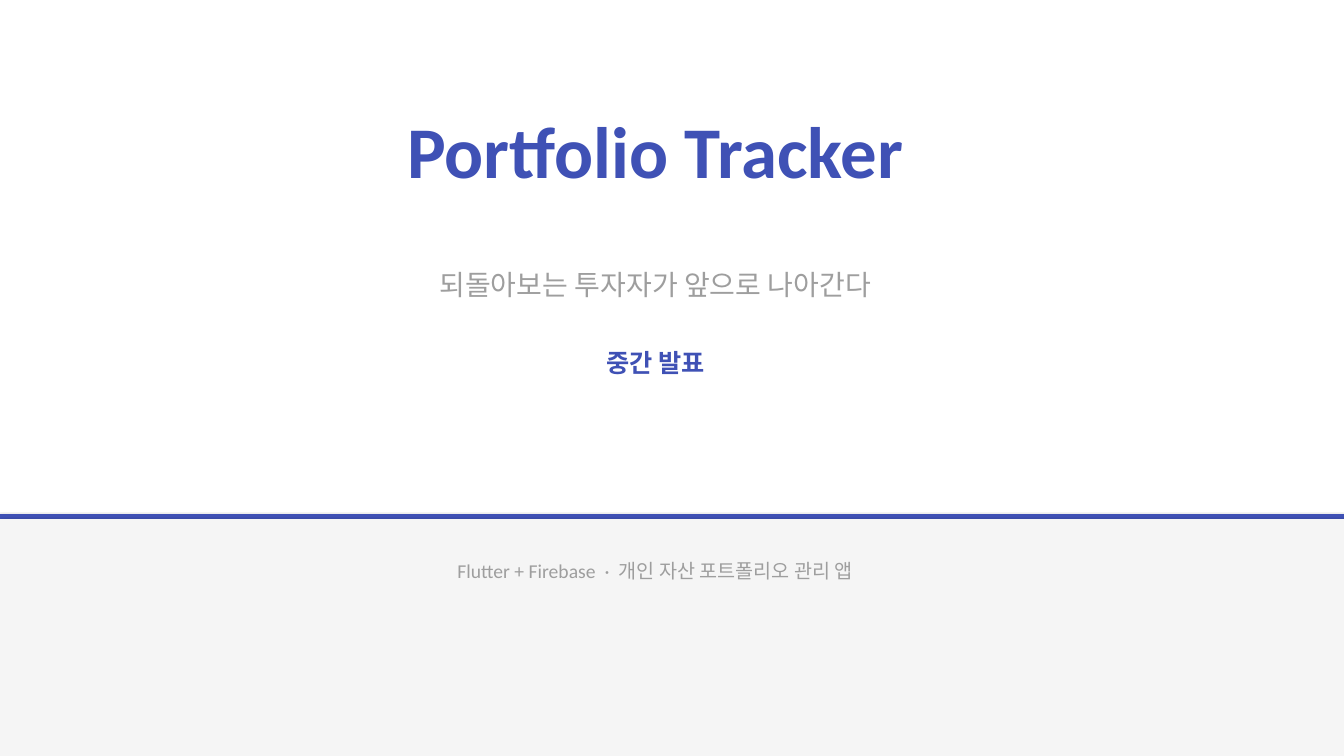
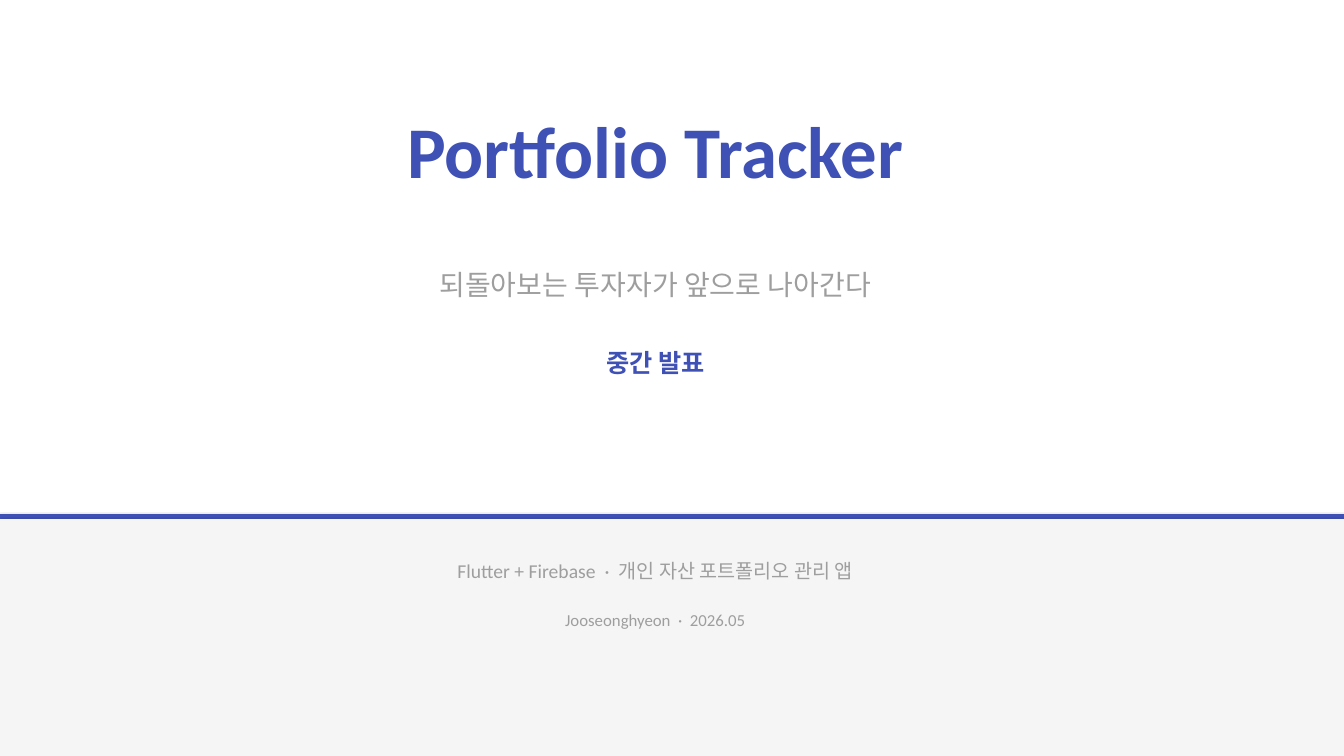
Before and after one commit to 2022136020/project_c, a slide deck: slide 1 of portfolio-tracker/presentation/portfolio-tracker.pptx. Drawn at 1344x756 pixels with LibreOffice and Linux fonts; fonts in the diff are those of the drawing. Boxes give left, top, right and bottom in pixels: in the first picture for what was removed or moved away, otherwise in the second. Text is boxed around its words. In the diff, an @@ line names an element or a change of style, - is before the commit and + after.

```diff
--- a/portfolio-tracker/presentation/portfolio-tracker.pptx
+++ b/portfolio-tracker/presentation/portfolio-tracker.pptx
@@ text added at (x1=565, y1=614, x2=745, y2=629), 12 pt, text #9E9E9E @@
+Jooseonghyeon · 2026.05
```
Also in this commit, not shown: 12 other slides changed, 1 slide added, 1 slide removed, 6 other files.
